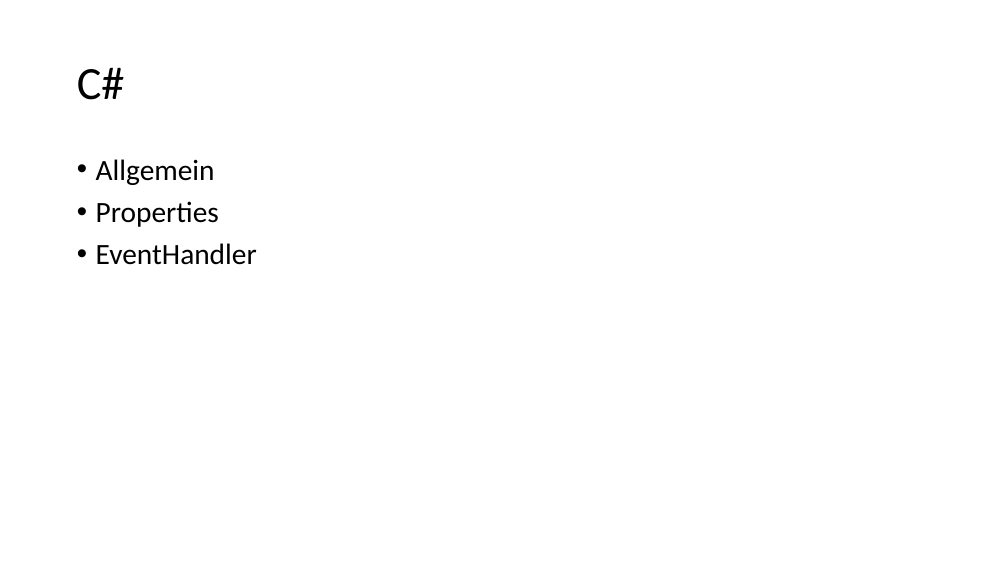
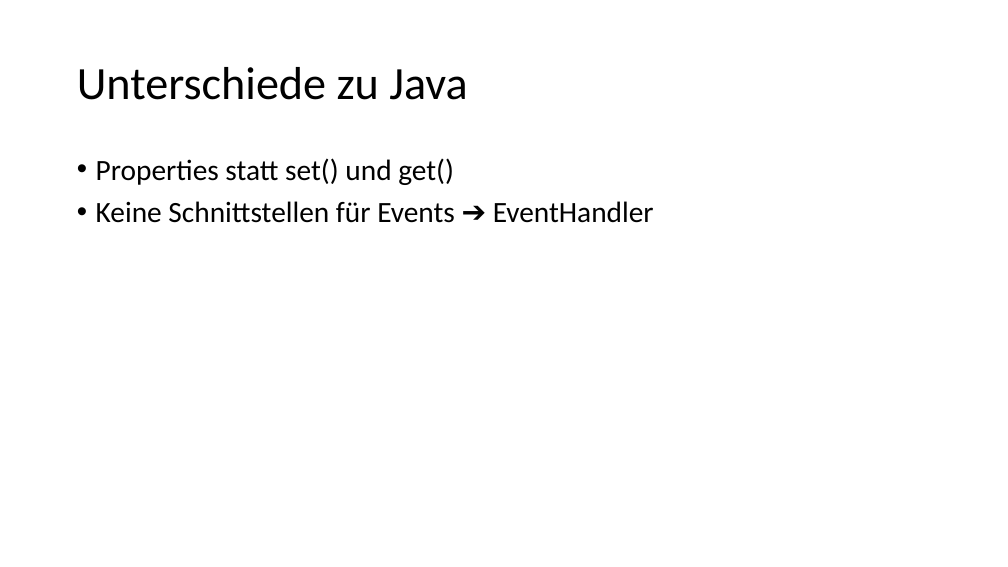
Before and after one commit to Steffen543/InformatikSeminarDemo, a slide deck: slide 4 of Präsentation_Steffen.pptx (slide 3 before the commit). Drawn at 1008x567 pixels with LibreOffice and Linux fonts; fonts in the diff are those of the drawing. Boxes give left, top, right and bottom in pixels: in the first picture for what was removed or moved away, otherwise in the second. Text is boxed around its words. In the diff, an @@ line names an element or a change of style, - is before the commit and + after.

```diff
--- a/Präsentation_Steffen.pptx
+++ b/Präsentation_Steffen.pptx
@@ title at (77, 67, 467, 100): text changed @@
-C#
+Unterschiede zu Java
@@ text at (96, 158, 654, 223): text changed @@
-• Allgemein
-• Properties
-• EventHandler
+• Properties statt set() und get()
+• Keine Schnittstellen für Events ➔ EventHandler
```
Also in this commit, not shown: 3 other slides changed, 16 slides added, 6 slides removed, 28 other files.
